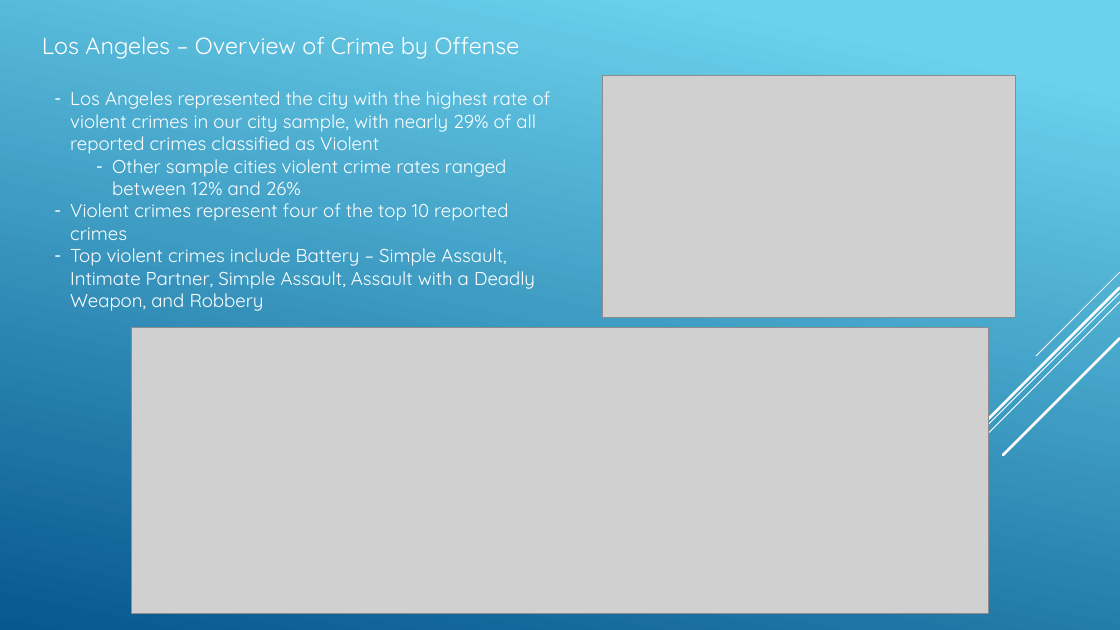
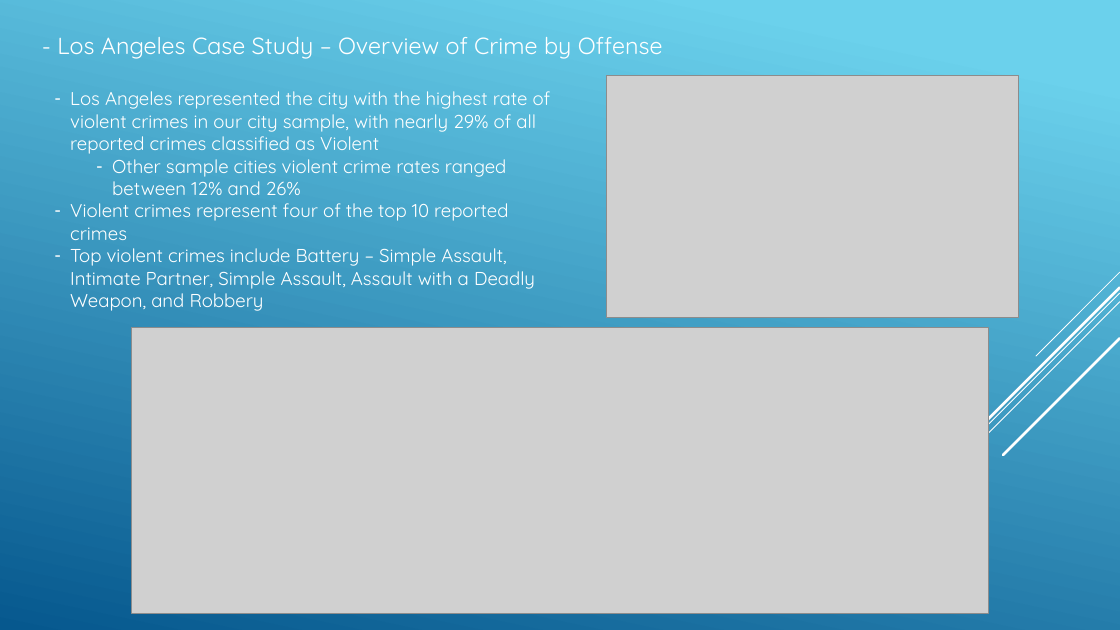
Before and after one commit to angelabanko/Project_1, a slide deck: slide 7 of Draft Presentation_v1.pptx. Drawn at 1120x630 pixels with LibreOffice and Linux fonts; fonts in the diff are those of the drawing; grey boxes stand for pictures. Boxes give left, top, right and bottom in pixels: in the first picture for what was removed or moved away, otherwise in the second. Text is boxed around its words. In the diff, an @@ line names an element or a change of style, - is before the commit and + after.

```diff
--- a/Draft Presentation_v1.pptx
+++ b/Draft Presentation_v1.pptx
@@ text at (x1=57, y1=37, x2=663, y2=59): text changed @@
-Los Angeles – Overview of Crime by Offense
+- Los Angeles Case Study – Overview of Crime by Offense
@@ picture moved from (x1=603, y1=76, x2=1016, y2=318) to (x1=607, y1=76, x2=1019, y2=318) @@
```
Also in this commit, not shown: 5 other slides changed, 3 slides added, 4 slides removed, 5 other files.
